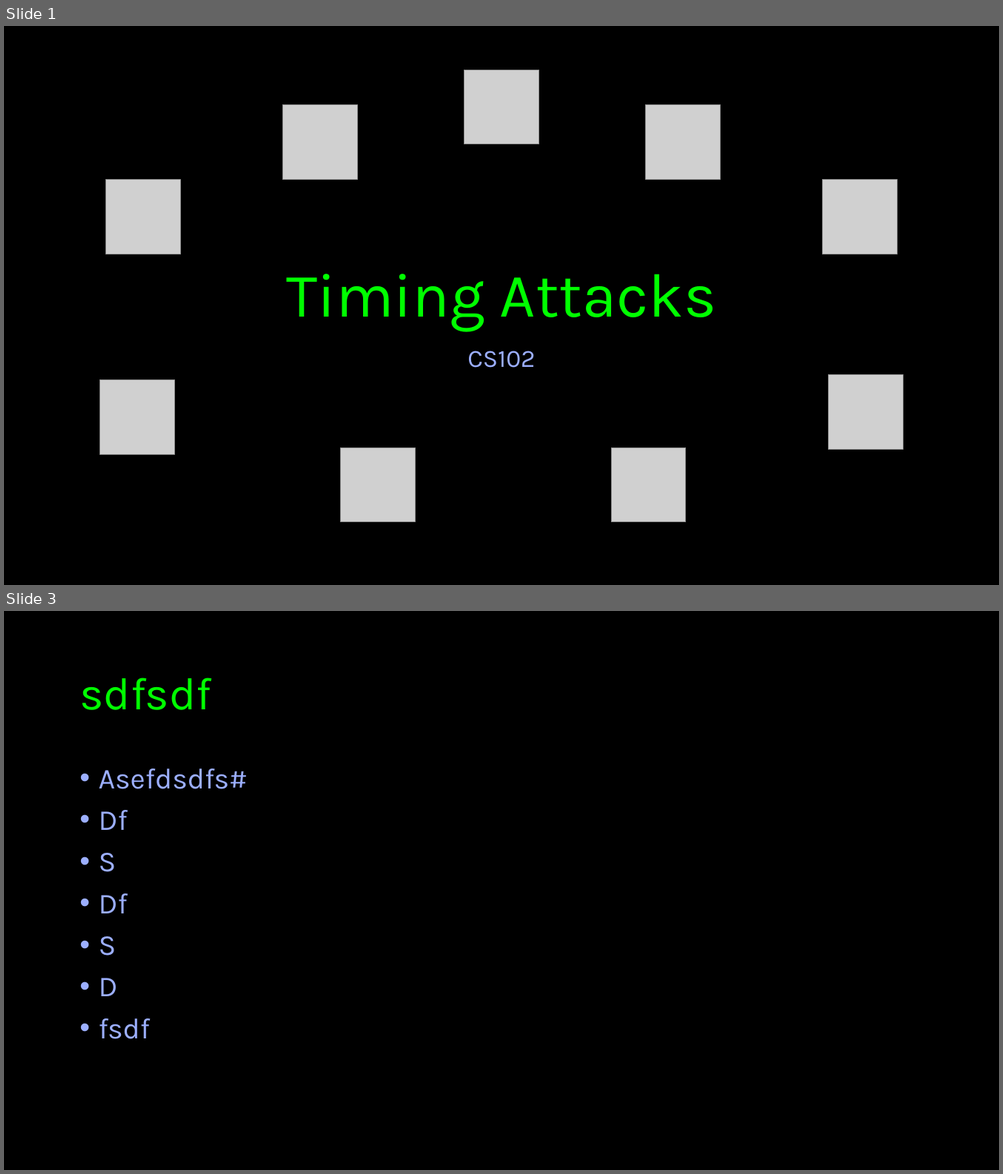
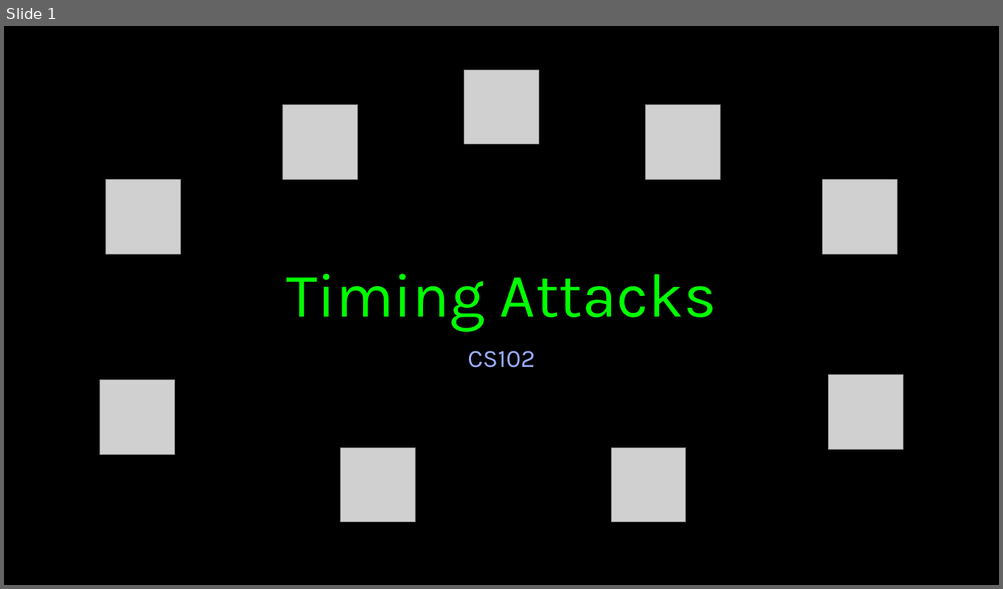
Before and after one commit to imperialcybersoc/cs102-timing_attacks, a slide deck: cs102-timing_attacks.pptx. Shown one above the other, each under a label of ours: slides 1 and 3 before the commit, slide 1 after it; the slides between them are not shown. The pictures are 1003x1174 and 1003x589 pixels, drawn with LibreOffice and Linux fonts; fonts in the diff are those of the drawing; grey boxes stand for pictures. Boxes give left, top, right and bottom in pixels: in the first picture for what was removed or moved away, otherwise in the second. Text is boxed around its words. In the diff, an @@ line names an element or a change of style, - is before the commit and + after.

```diff
--- a/cs102-timing_attacks.pptx
+++ b/cs102-timing_attacks.pptx
@@ slide 3 removed at <box>4,611,999,1170</box>, background #000000 @@
@@ title removed at <box>79,678,211,710</box> @@
-sdfsdf
@@ text removed at <box>99,769,247,1039</box> @@
-• Asefdsdfs#
-• Df
-• S
-• Df
-• S
-• D
-• fsdf
```
Also in this commit, not shown: 22 slides added, 1 other slide removed.
